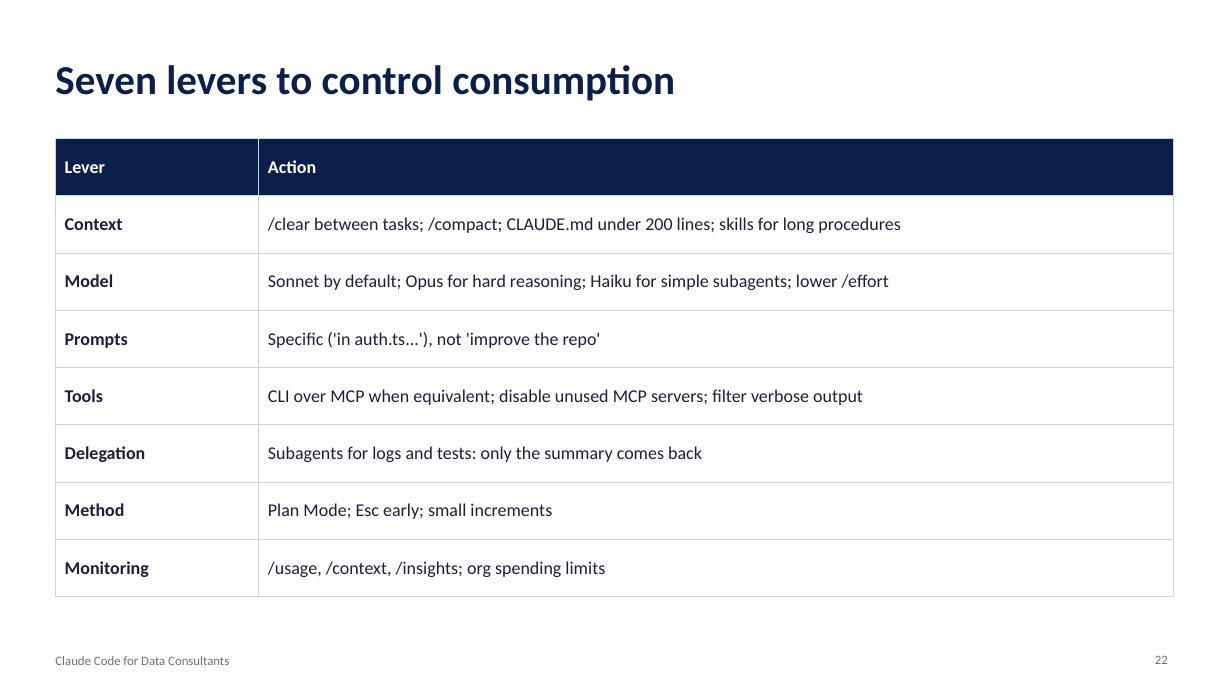
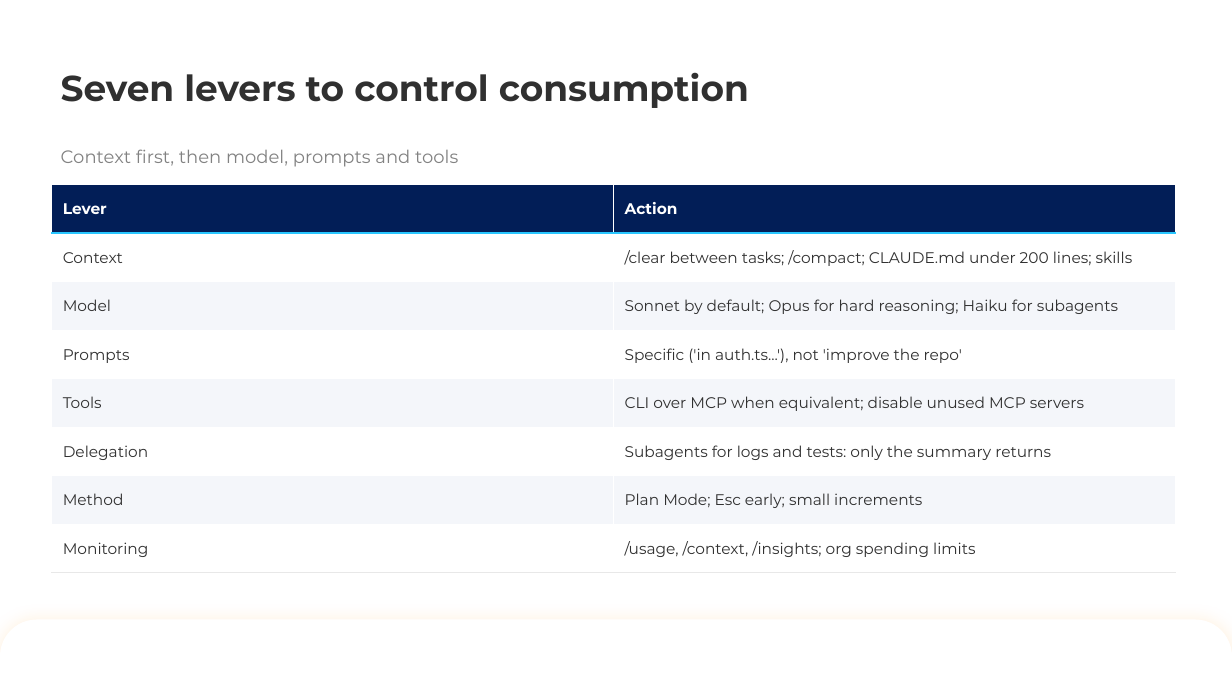
Before and after one commit to keyrus-formation/keyrus-claude-code-training, a slide deck: slide 22 of slides/4-delivery-security-costs-case-study.pptx. Drawn at 1232x693 pixels with LibreOffice and Linux fonts; fonts in the diff are those of the drawing; background and template pictures are left out. Boxes give left, top, right and bottom in pixels: in the first picture for what was removed or moved away, otherwise in the second. Text is boxed around its words. In the diff, an @@ line names an element or a change of style, - is before the commit and + after.

```diff
--- a/slides/4-delivery-security-costs-case-study.pptx
+++ b/slides/4-delivery-security-costs-case-study.pptx
@@ title "Seven levers to control consumption": place and size @@
-title "Seven levers to control consumption" at [55,65,675,101]
+title "Seven levers to control consumption" at [61,72,749,108]
@@ title "Seven levers to control consumption" at [61,72,749,108]: size 32 to 28 pt, font Calibri to Montserrat, text colour #0B1F4D to #303030; line spacing 1 to 0.9; vertical alignment middle to bottom @@
@@ subtitle added at [61,149,458,167], 14 pt, text #828282 @@
+Context first, then model, prompts and tools
@@ table at [52,185,1176,573] @@
-row 2, column 2: /clear between tasks; /compact; CLAUDE.md under 200 lines; skills for long procedures
+row 2, column 2: /clear between tasks; /compact; CLAUDE.md under 200 lines; skills
-row 3, column 2: Sonnet by default; Opus for hard reasoning; Haiku for simple subagents; lower /effort
+row 3, column 2: Sonnet by default; Opus for hard reasoning; Haiku for subagents
-row 5, column 2: CLI over MCP when equivalent; disable unused MCP servers; filter verbose output
+row 5, column 2: CLI over MCP when equivalent; disable unused MCP servers
-row 6, column 2: Subagents for logs and tests: only the summary comes back
+row 6, column 2: Subagents for logs and tests: only the summary returns
@@ fill #0B1F4D to #021E57 in row 1 @@
@@ fill #FFFFFF to #F4F6FA in 6 cells @@
@@ size 14 to 12 pt, font Calibri to Montserrat in "Lever", "Action", "Context", "Model" and 8 more places @@
@@ text colour #1B1F3B to #303030 in "Context", "Model", "Prompts", "Specific ('in auth.ts...'), not 'improve the repo'" and 6 more places @@
@@ bold off in "Context", "Model", "Prompts", "Tools" and 3 more places @@
@@ borders changed @@
@@ table: place and size @@
-table at [55,139,1174,581]
+table at [52,185,1176,573]
@@ round same rect added at [0,619,1232,693], fill #FFFFFF @@
@@ text removed at [55,656,229,665] @@
-Claude Code for Data Consultants
@@ page number removed at [1155,655,1168,664] @@
-22
```
Also in this commit, not shown: 36 other slides changed, 7 other files.
